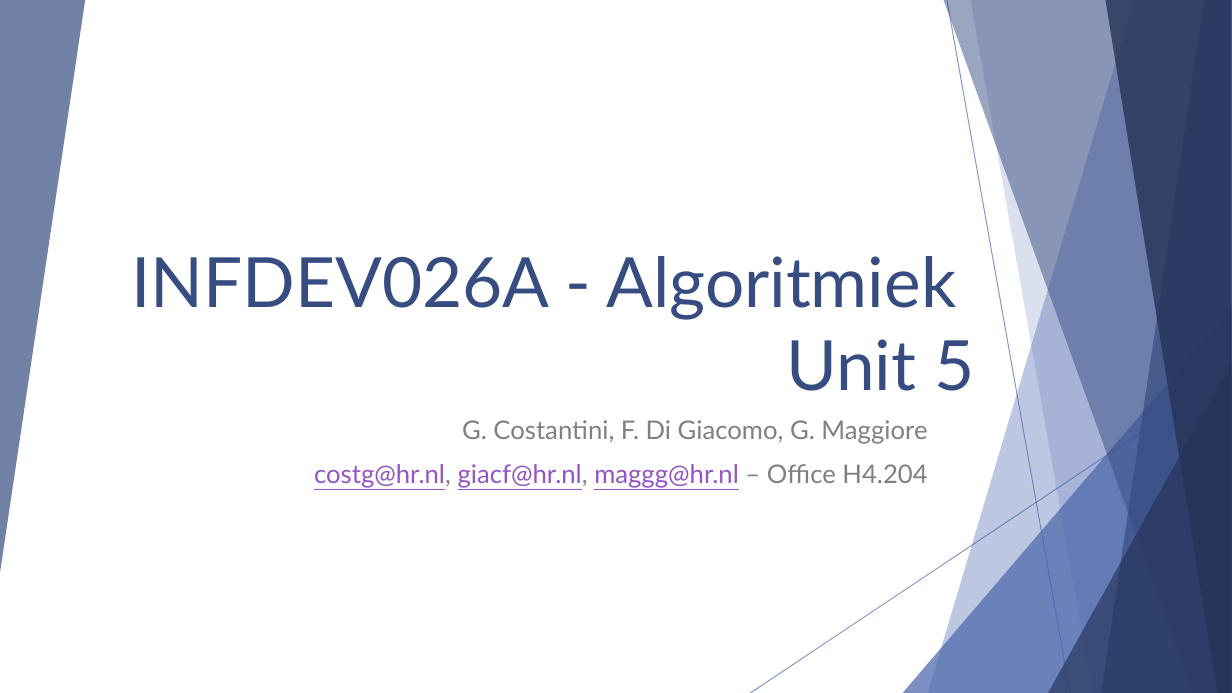
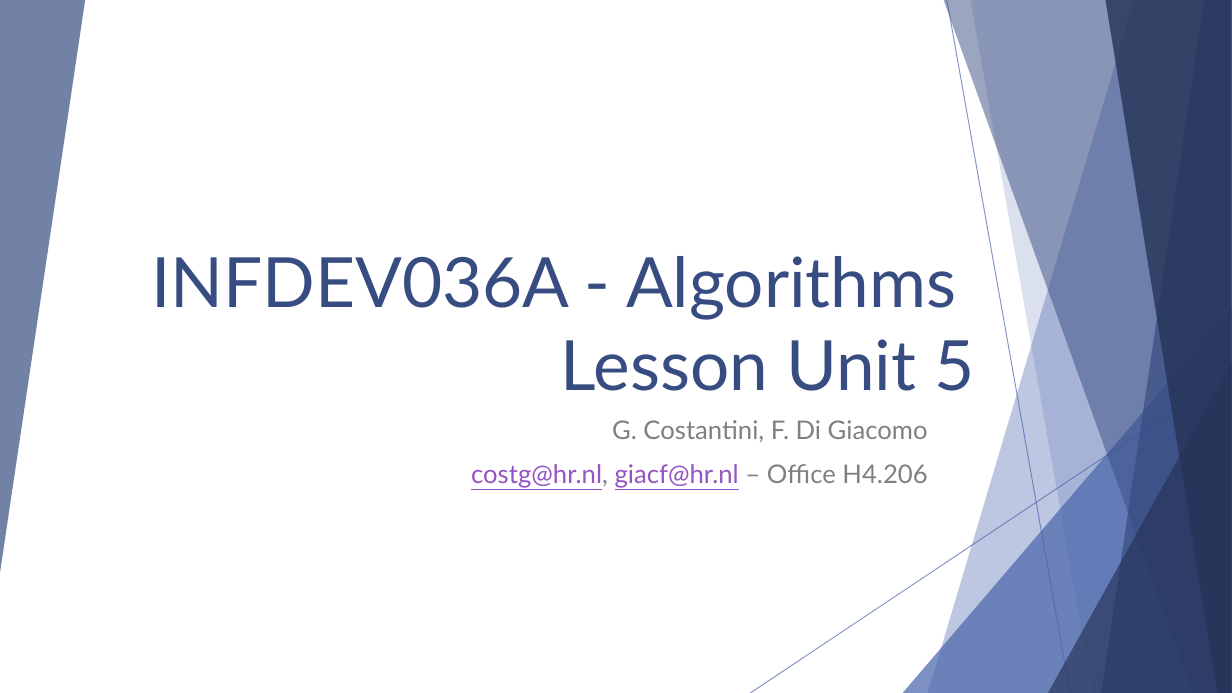
Before and after one commit to FurkanAndac/Development-6A, a slide deck: slide 1 of Lesson slides/Unit 5 - Graphs.pptx. Drawn at 1232x693 pixels with LibreOffice and Linux fonts; fonts in the diff are those of the drawing. Boxes give left, top, right and bottom in pixels: in the first picture for what was removed or moved away, otherwise in the second. Text is boxed around its words. In the diff, an @@ line names an element or a change of style, - is before the commit and + after.

```diff
--- a/Lesson slides/Unit 5 - Graphs.pptx
+++ b/Lesson slides/Unit 5 - Graphs.pptx
@@ title at <box>151,256,974,391</box>: text changed @@
-INFDEV026A - Algoritmiek
-Unit 5
+INFDEV036A - Algorithms
+Lesson Unit 5
@@ subtitle at <box>471,420,928,488</box>: text changed @@
-G. Costantini, F. Di Giacomo, G. Maggiore
-costg@hr.nl, giacf@hr.nl, maggg@hr.nl – Office H4.204
+G. Costantini, F. Di Giacomo
+costg@hr.nl, giacf@hr.nl – Office H4.206
```
Also in this commit, not shown: 53 other slides changed, 1 slide added, 2 other files.
